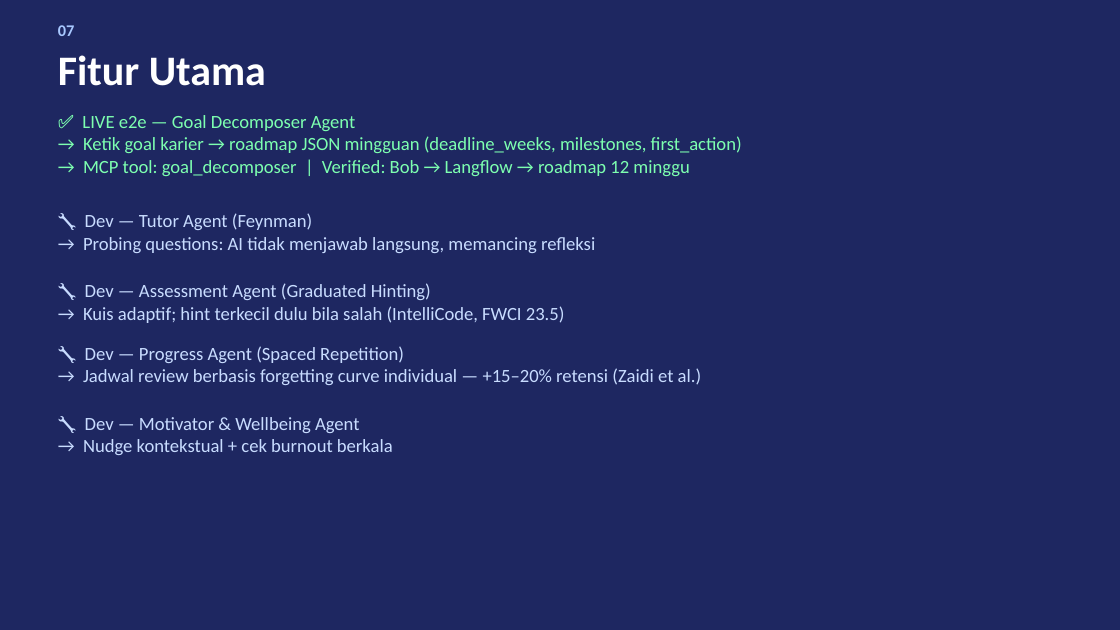
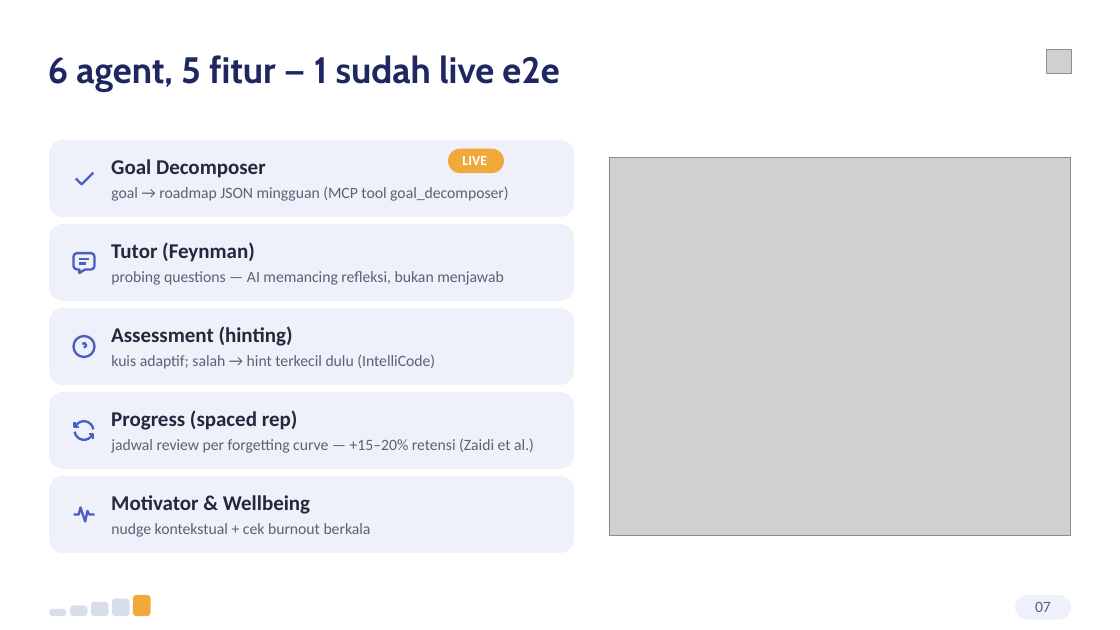
Before and after one commit to mmuchsin/serambi-ai, a slide deck: slide 7 of slides/serambi-pitch-deck.pptx. Drawn at 1120x630 pixels with LibreOffice and Linux fonts; fonts in the diff are those of the drawing; grey boxes stand for pictures. Boxes give left, top, right and bottom in pixels: in the first picture for what was removed or moved away, otherwise in the second. Text is boxed around its words. In the diff, an @@ line names an element or a change of style, - is before the commit and + after.

```diff
--- a/slides/serambi-pitch-deck.pptx
+++ b/slides/serambi-pitch-deck.pptx
@@ background #1E2761 to #FFFFFF @@
@@ text added at box(48, 55, 559, 92), 31.5 pt, text #1E2761, bold @@
+6 agent, 5 fitur — 1 sudah live e2e
@@ text removed at box(58, 55, 266, 86) @@
-Fitur Utama
@@ picture added at box(1047, 49, 1071, 73) @@
@@ text removed at box(82, 115, 742, 176) @@
-✅ LIVE e2e — Goal Decomposer Agent
-→ Ketik goal karier → roadmap JSON mingguan (deadline_weeks, milestones, first_action)
-→ MCP tool: goal_decomposer | Verified: Bob → Langflow → roadmap 12 minggu
@@ group added at box(49, 140, 574, 218): 3 texts, 2 rounded rectangles, 1 freeform shape @@
+Goal Decomposer
+goal → roadmap JSON mingguan (MCP tool goal_decomposer)
+LIVE
@@ picture added at box(609, 158, 1071, 536) @@
@@ text removed at box(83, 213, 595, 323) @@
-🔧 Dev — Tutor Agent (Feynman)
-→ Probing questions: AI tidak menjawab langsung, memancing refleksi
-🔧 Dev — Assessment Agent (Graduated Hinting)
-→ Kuis adaptif; hint terkecil dulu bila salah (IntelliCode, FWCI 23.5)
@@ group added at box(49, 224, 574, 302): 3 freeform shapes, 2 texts, 1 rounded rectangle @@
+Tutor (Feynman)
+probing questions — AI memancing refleksi, bukan menjawab
@@ text removed at box(83, 346, 702, 455) @@
-🔧 Dev — Progress Agent (Spaced Repetition)
-→ Jadwal review berbasis forgetting curve individual — +15–20% retensi (Zaidi et al.)
-🔧 Dev — Motivator & Wellbeing Agent
-→ Nudge kontekstual + cek burnout berkala
@@ group added at box(49, 308, 574, 386): 3 freeform shapes, 2 texts, 1 rounded rectangle @@
+Assessment (hinting)
+kuis adaptif; salah → hint terkecil dulu (IntelliCode)
@@ group added at box(49, 392, 574, 470): 2 freeform shapes, 2 texts, 1 rounded rectangle @@
+Progress (spaced rep)
+jadwal review per forgetting curve — +15–20% retensi (Zaidi et al.)
@@ group added at box(49, 476, 574, 554): 2 texts, 1 rounded rectangle, 1 freeform shape @@
+Motivator & Wellbeing
+nudge kontekstual + cek burnout berkala
@@ group added at box(49, 595, 1071, 619): 6 rounded rectangles @@
@@ text "07": place and size @@
-text "07" at box(58, 25, 75, 36)
+text "07" at box(1035, 602, 1051, 612)
@@ text "07" at box(1035, 602, 1051, 612): size 14 to 13.5 pt, text colour #A8C8FF to #5A6178, bold off; alignment left to centre @@
```
Also in this commit, not shown: 9 other slides changed, 1 slide added, 1 slide removed, 13 other files.
